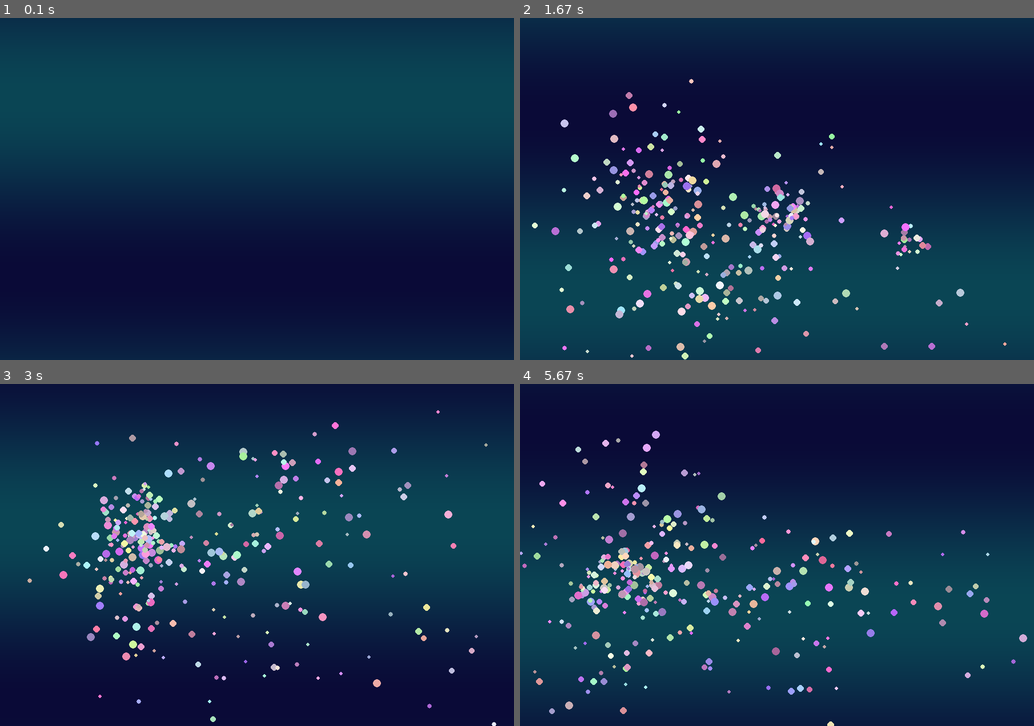
Above: before the commit, frames 1-4 (two rows, left to right).
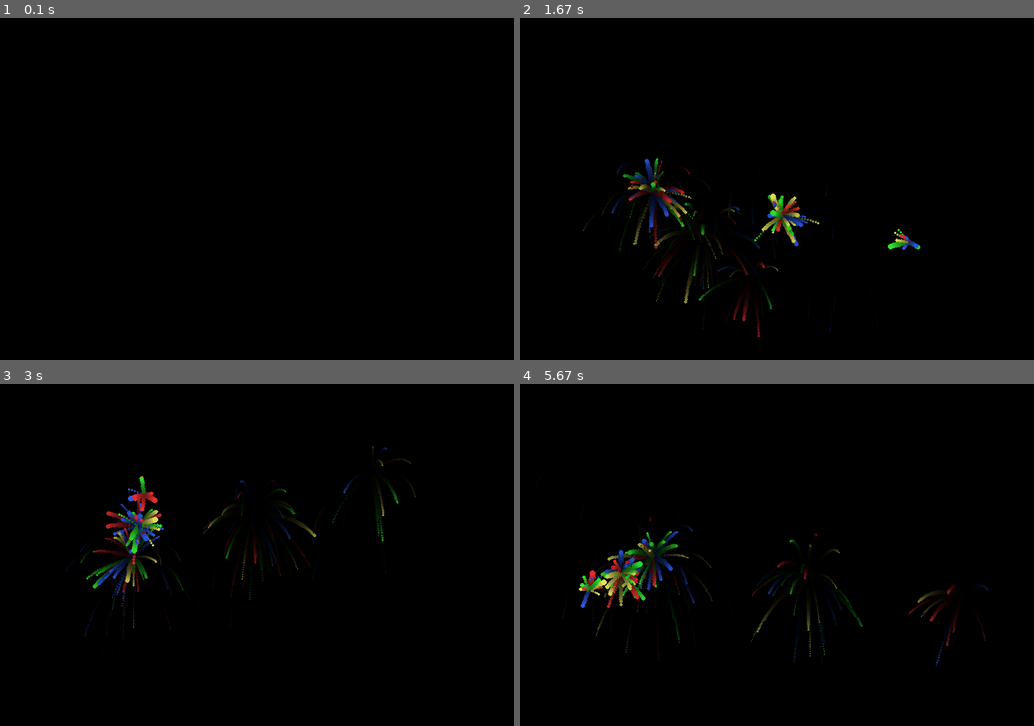
Above: after the commit, the same moments.

Repository: ldh-1013/my-first-game
Game: pygame game, started from pygame_test.py
The game is run twice, just before and just after one commit, with the same random seed, the same clock (stepped at 60 frames per second) and the same inputs.
Inputs (mouse positions are in pixels of both pictures, inside the frame that each line leads up to):
- Up to frame 1 (0.1 s): no input
- Up to frame 2 (1.67 s): press the mouse at (653, 192) at 0.37 s; move the mouse to (741, 230) at 0.47 s; release the mouse at (828, 264) at 0.6 s; press the mouse at (653, 192) at 0.7 s; move the mouse to (746, 206) at 0.8 s; release the mouse at (838, 219) at 0.93 s; press the mouse at (653, 192) at 1.03 s; move the mouse to (705, 233) at 1.13 s; release the mouse at (751, 277) at 1.27 s; press the mouse at (653, 192) at 1.37 s; move the mouse to (782, 216) at 1.47 s; release the mouse at (910, 243) at 1.6 s
- Up to frame 3 (3 s): press the mouse at (133, 558) at 1.7 s; move the mouse to (282, 602) at 1.8 s; release the mouse at (436, 643) at 1.93 s; press the mouse at (133, 558) at 2.03 s; move the mouse to (251, 527) at 2.13 s; release the mouse at (364, 493) at 2.27 s; press the mouse at (133, 558) at 2.37 s; move the mouse to (251, 513) at 2.47 s; release the mouse at (375, 472) at 2.6 s; press the mouse at (133, 558) at 2.7 s; move the mouse to (138, 527) at 2.8 s; release the mouse at (143, 493) at 2.93 s
- Up to frame 4 (5.67 s): press the mouse at (653, 558) at 3.03 s; move the mouse to (638, 619) at 3.13 s; release the mouse at (622, 681) at 3.27 s; press the mouse at (653, 558) at 3.37 s; move the mouse to (663, 568) at 3.47 s; release the mouse at (674, 582) at 3.6 s; press the mouse at (653, 558) at 3.7 s; move the mouse to (792, 596) at 3.8 s; release the mouse at (936, 637) at 3.93 s; press the mouse at (653, 558) at 4.03 s; move the mouse to (699, 503) at 4.13 s; release the mouse at (746, 452) at 4.27 s; press the mouse at (653, 558) at 4.37 s; move the mouse to (653, 585) at 4.47 s; release the mouse at (648, 613) at 4.6 s; press the mouse at (653, 558) at 4.7 s; move the mouse to (622, 527) at 4.8 s; release the mouse at (586, 493) at 4.93 s; press the mouse at (653, 558) at 5.03 s; move the mouse to (807, 575) at 5.13 s; release the mouse at (962, 596) at 5.27 s; press the mouse at (653, 558) at 5.37 s; move the mouse to (622, 575) at 5.47 s; release the mouse at (591, 589) at 5.6 s

The runs differ from the first frame. In frame 1, 100% of the frame differs, in the area x 0-100%, y 0-100%; in frame 2, 100%; in frame 3, 100%; in frame 4, 100%.

Commit message:
2nd Commit

Diff:
--- a/pygame_test.py
+++ b/pygame_test.py
@@ -1,89 +1,77 @@
 import pygame
 import random
 import math
+
 
 pygame.init()
 
 WIDTH, HEIGHT = 900, 600
 screen = pygame.display.set_mode((WIDTH, HEIGHT))
-pygame.display.set_caption("Fancy Particle Playground")
+pygame.display.set_caption("Optimized Neon Particles")
 
 clock = pygame.time.Clock()
+particles = []
 
-particles = []
+
+overlay = pygame.Surface((WIDTH, HEIGHT))
+overlay.set_alpha(40)
+overlay.fill((0, 0, 0))
 
 class Particle:
     def __init__(self, x, y):
         self.x = x
         self.y = y
-
         angle = random.uniform(0, math.pi * 2)
-        speed = random.uniform(1, 6)
-
+        speed = random.uniform(2, 7)
         self.vx = math.cos(angle) * speed
         self.vy = math.sin(angle) * speed
-
-        self.life = random.randint(40, 80)
-        self.size = random.randint(3, 7)
-
-        self.color = (
-            random.randint(150,255),
-            random.randint(100,255),
-            random.randint(150,255)
-        )
+        self.life = random.randint(30, 60)
+        self.max_life = self.life
+        self.size = random.randint(3, 6)
+        self.color = random.choice([(255, 50, 50), (50, 255, 50), (50, 100, 255), (255, 255, 100)])
 
     def update(self):
+        self.vx *= 0.96
+        self.vy *= 0.96
         self.x += self.vx
         self.y += self.vy
-
-        self.vy += 0.08
+        self.vy += 0.15
         self.life -= 1
 
     def draw(self, surf):
-        if self.life > 0:
-            pygame.draw.circle(
-                surf,
-                self.color,
-                (int(self.x), int(self.y)),
-                self.size
-            )
 
-    def alive(self):
-        return self.life > 0
+        ratio = self.life / self.max_life
+        current_size = max(1, int(self.size * ratio))
 
-
-def draw_background(surface, t):
-    for y in range(HEIGHT):
-        c = int(40 + 30 * math.sin(y * 0.01 + t))
-        color = (10, c, 50 + c//2)
-        pygame.draw.line(surface, color, (0, y), (WIDTH, y))
-
+        faded_color = [max(0, int(c * ratio)) for c in self.color]
+        pygame.draw.circle(surf, faded_color, (int(self.x), int(self.y)), current_size)
 
 running = True
-time = 0
-
 while running:
 
     for event in pygame.event.get():
         if event.type == pygame.QUIT:
             running = False
 
-    mouse = pygame.mouse.get_pos()
-    buttons = pygame.mouse.get_pressed()
 
-    if buttons[0]:
-        for _ in range(8):
-            particles.append(Particle(mouse[0], mouse[1]))
+    screen.blit(overlay, (0, 0))
 
-    time += 0.03
 
-    draw_background(screen, time)
+    mouse_pos = pygame.mouse.get_pos()
+    if pygame.mouse.get_pressed()[0]:
 
-    for p in particles:
+        if len(particles) < 1000:
+            for _ in range(5):
+                particles.append(Particle(*mouse_pos))
+
+
+    for p in particles[:]:
         p.update()
-        p.draw(screen)
+        if p.life <= 0:
+            particles.remove(p)
+        else:
+            p.draw(screen)
 
-    particles = [p for p in particles if p.alive()]
 
     pygame.display.flip()
     clock.tick(60)
